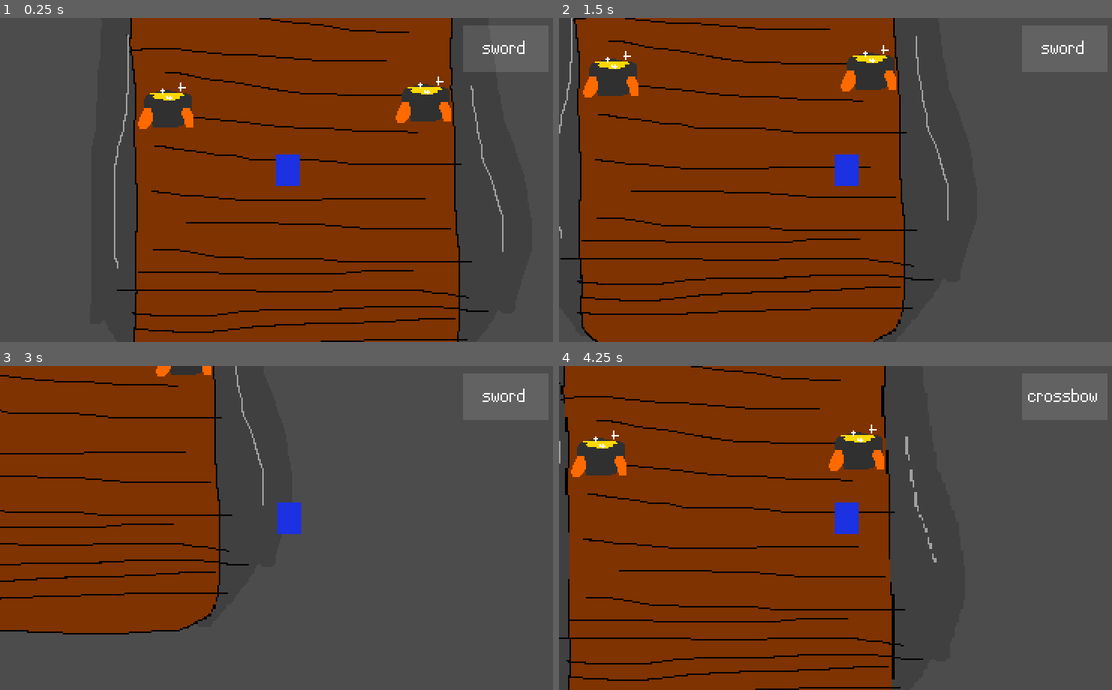
Above: before the commit, frames 1-4 (two rows, left to right).
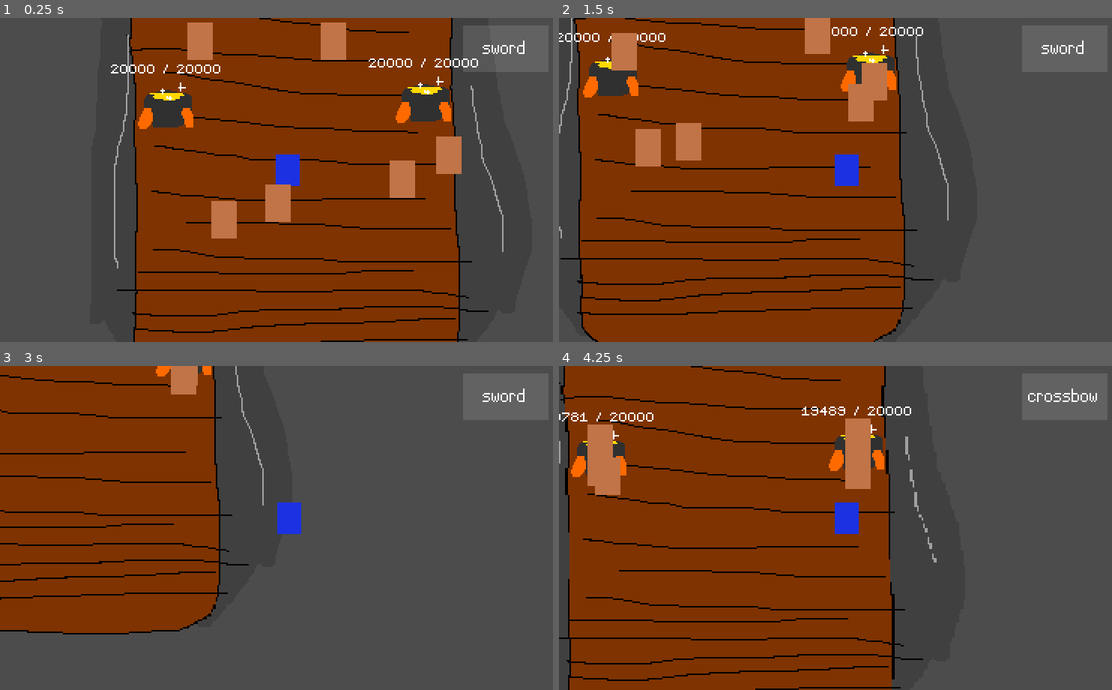
Above: after the commit, the same moments.

Repository: jiink/treasury-trouble
Game: Godot game, scene res://treasury.tscn
Same seed, same stepped clock (60 frames per second), same inputs: the game is played once before the commit and once after it.
Inputs (mouse positions are in pixels of both pictures, inside the frame that each line leads up to):
- Up to frame 1 (0.25 s): no input
- Up to frame 2 (1.5 s): move the mouse to (973, 163) at 0.52 s; hold D (right) 0.53-1.28 s; tap Space (a) at 0.6, 1.35 s; move the mouse to (730, 196) at 1.27 s; hold S (down) from 1.28 s (still down)
- Up to frame 3 (3 s): move the mouse to (342, 456) at 2.02 s; release S (down) at 2.03 s; hold D (right) 2.03-2.78 s; click (342, 456) at 2.1 s; tap Space (a) at 2.3, 2.85 s; move the mouse to (259, 592) at 2.77 s; hold W (up) from 2.78 s (still down)
- Up to frame 4 (4.25 s): move the mouse to (1017, 576) at 3.52 s; release W (up) at 3.53 s; hold A (left) from 3.53 s (still down); tap Space (a) at 3.6 s

The runs differ from the first frame. In frame 1, 3.6% of the frame differs, in the area x 20-87%, y 1-69%; in frame 2, 3.4%; in frame 3, 0.4%; in frame 4, 2.5%.

Commit message:
bandits take money now

Diff:
--- /dev/null
+++ b/foes/bandit.gd
@@ -0,0 +1,52 @@
+extends KinematicBody2D
+
+var velocity
+export(float) var speed = 40
+
+enum{
+	CHASING,
+	START_COLLECTING,
+	COLLECTING,
+	}
+var state
+
+var target
+
+func _ready():
+	state = CHASING
+	$grab_zone.connect("body_entered", self, "on_body_enter")
+	$grab_zone/grab_timer.connect("timeout", self, "grab_timer_timeout")
+	target = find_goldpot()
+
+func _process(delta):
+	if target != null:
+		look_at(target.position)
+	velocity = Vector2(1, 0).rotated(rotation) * speed
+	rotation = 0
+	velocity = move_and_slide(velocity)
+
+	if state == START_COLLECTING:
+		state = COLLECTING
+		$grab_zone/grab_timer.start(1)
+
+
+func find_goldpot():
+	# nearest one
+	var goldpots = get_tree().get_nodes_in_group("goldpots")
+	var nearest_goldpot = goldpots[0]
+	for goldpot in goldpots:
+		if goldpot.global_position.distance_to(global_position) < nearest_goldpot.global_position.distance_to(global_position):
+			nearest_goldpot = goldpot
+
+	return nearest_goldpot
+
+func on_body_enter(body):
+	if body.get_owner().name.begins_with("goldpot"):
+		state = START_COLLECTING
+
+func on_body_exit(body):
+	if body.get_owner().name.begins_with("goldpot"):
+		state = CHASING
+
+func grab_timer_timeout():
+	target.remove_money(73)
--- /dev/null
+++ b/foes/bandit.tscn
@@ -0,0 +1,30 @@
+[gd_scene load_steps=4 format=2]
+
+[ext_resource path="res://foes/bandit.gd" type="Script" id=1]
+
+[sub_resource type="RectangleShape2D" id=1]
+extents = Vector2( 8, 3 )
+
+[sub_resource type="RectangleShape2D" id=2]
+extents = Vector2( 16, 10 )
+
+[node name="bandit" type="KinematicBody2D"]
+script = ExtResource( 1 )
+speed = 25.0
+
+[node name="ColorRect" type="ColorRect" parent="."]
+margin_left = -8.0
+margin_top = -21.0
+margin_right = 9.0
+margin_bottom = 4.0
+color = Color( 0.752941, 0.454902, 0.278431, 1 )
+
+[node name="CollisionShape2D" type="CollisionShape2D" parent="."]
+shape = SubResource( 1 )
+
+[node name="grab_zone" type="Area2D" parent="."]
+
+[node name="CollisionShape2D" type="CollisionShape2D" parent="grab_zone"]
+shape = SubResource( 2 )
+
+[node name="grab_timer" type="Timer" parent="grab_zone"]
--- /dev/null
+++ b/fonts/little.tres
@@ -0,0 +1,6 @@
+[gd_resource type="DynamicFont" load_steps=2 format=2]
+
+[ext_resource path="res://fonts/FontQuestLittle.ttf" type="DynamicFontData" id=1]
+
+[resource]
+font_data = ExtResource( 1 )
--- /dev/null
+++ b/fonts/small.tres
@@ -0,0 +1,6 @@
+[gd_resource type="DynamicFont" load_steps=2 format=2]
+
+[ext_resource path="res://fonts/FontQuestSmall.ttf" type="DynamicFontData" id=1]
+
+[resource]
+font_data = ExtResource( 1 )
--- a/player/player.tscn
+++ b/player/player.tscn
@@ -4,8 +4,9 @@
 [ext_resource path="res://player/movement.gd" type="Script" id=2]
 [ext_resource path="res://player/sweep_box.gd" type="Script" id=3]
 
-[sub_resource type="RectangleShape2D" id=1]
-extents = Vector2( 8, 3 )
+[sub_resource type="CapsuleShape2D" id=3]
+radius = 3.0
+height = 10.0
 
 [sub_resource type="RectangleShape2D" id=2]
 extents = Vector2( 9, 13 )
@@ -23,7 +24,8 @@
 
 [node name="CollisionShape2D" type="CollisionShape2D" parent="."]
 position = Vector2( 0, 1 )
-shape = SubResource( 1 )
+rotation = 1.5708
+shape = SubResource( 3 )
 
 [node name="movement" type="Node" parent="."]
 script = ExtResource( 2 )
@@ -31,6 +33,7 @@
 [node name="wep_holder" type="Node2D" parent="."]
 
 [node name="sweep_box" type="Node2D" parent="."]
+editor/display_folded = true
 script = ExtResource( 3 )
 
 [node name="ColorRect" type="ColorRect" parent="sweep_box"]
--- /dev/null
+++ b/room/goldpot/goldpot.gd
@@ -0,0 +1,7 @@
+extends Node2D
+
+export(int) var money_capacity = 20000
+var money = money_capacity
+
+func remove_money(amount):
+	money -= amount
--- a/room/goldpot/goldpot.tscn
+++ b/room/goldpot/goldpot.tscn
@@ -1,20 +1,34 @@
-[gd_scene load_steps=3 format=2]
+[gd_scene load_steps=6 format=2]
 
-[ext_resource path="res://room/goldpot/goldpot.png" type="Texture" id=1]
+[ext_resource path="res://room/goldpot/goldpot.gd" type="Script" id=1]
+[ext_resource path="res://room/goldpot/goldpot.png" type="Texture" id=2]
+[ext_resource path="res://fonts/little.tres" type="DynamicFont" id=3]
+[ext_resource path="res://room/goldpot/label.gd" type="Script" id=4]
 
 [sub_resource type="RectangleShape2D" id=1]
 extents = Vector2( 16, 5 )
 
-[node name="goldpot" type="Node2D"]
-__meta__ = {
-"_edit_group_": true
-}
+[node name="goldpot" type="Node2D" groups=[
+"goldpots",
+]]
+script = ExtResource( 1 )
 
 [node name="sprite" type="Sprite" parent="."]
 position = Vector2( 1, -11 )
-texture = ExtResource( 1 )
+texture = ExtResource( 2 )
 
 [node name="StaticBody2D" type="StaticBody2D" parent="."]
 
 [node name="CollisionShape2D" type="CollisionShape2D" parent="StaticBody2D"]
 shape = SubResource( 1 )
+
+[node name="label" type="Label" parent="."]
+margin_left = -46.0
+margin_top = -42.0
+margin_right = 47.0
+margin_bottom = -28.0
+custom_fonts/font = ExtResource( 3 )
+text = "0/0"
+align = 1
+valign = 1
+script = ExtResource( 4 )
--- /dev/null
+++ b/room/goldpot/label.gd
@@ -0,0 +1,6 @@
+extends Label
+
+onready var gp = get_owner()
+
+func _process(delta):
+	text = ("%s / %s" % [gp.money, gp.money_capacity])
--- /dev/null
+++ b/treasury.gd
@@ -0,0 +1 @@
+extends Node
--- a/treasury.tscn
+++ b/treasury.tscn
@@ -1,20 +1,20 @@
-[gd_scene load_steps=8 format=2]
+[gd_scene load_steps=9 format=2]
 
-[ext_resource path="res://room/room.png" type="Texture" id=1]
-[ext_resource path="res://player/player.tscn" type="PackedScene" id=2]
-[ext_resource path="res://room/goldpot/goldpot.tscn" type="PackedScene" id=3]
-[ext_resource path="res://fonts/FontQuestSmall.ttf" type="DynamicFontData" id=4]
-[ext_resource path="res://equipped_wep.gd" type="Script" id=5]
-[ext_resource path="res://Camera2D.gd" type="Script" id=6]
-
-[sub_resource type="DynamicFont" id=1]
-font_data = ExtResource( 4 )
+[ext_resource path="res://treasury.gd" type="Script" id=1]
+[ext_resource path="res://room/room.png" type="Texture" id=2]
+[ext_resource path="res://player/player.tscn" type="PackedScene" id=3]
+[ext_resource path="res://room/goldpot/goldpot.tscn" type="PackedScene" id=4]
+[ext_resource path="res://foes/bandit.tscn" type="PackedScene" id=5]
+[ext_resource path="res://fonts/small.tres" type="DynamicFont" id=6]
+[ext_resource path="res://equipped_wep.gd" type="Script" id=7]
+[ext_resource path="res://Camera2D.gd" type="Script" id=8]
 
 [node name="treasury" type="Node"]
+script = ExtResource( 1 )
 
 [node name="room" type="Sprite" parent="."]
 position = Vector2( 14, -28 )
-texture = ExtResource( 1 )
+texture = ExtResource( 2 )
 
 [node name="floor" type="TileMap" parent="."]
 cell_size = Vector2( 16, 16 )
@@ -22,13 +22,33 @@
 
 [node name="sort" type="YSort" parent="."]
 
-[node name="player" parent="sort" instance=ExtResource( 2 )]
+[node name="player" parent="sort" instance=ExtResource( 3 )]
 
-[node name="goldpot" parent="sort" instance=ExtResource( 3 )]
+[node name="goldpot" parent="sort" instance=ExtResource( 4 )]
 position = Vector2( 91, -44 )
 
-[node name="goldpot2" parent="sort" instance=ExtResource( 3 )]
+[node name="goldpot2" parent="sort" instance=ExtResource( 4 )]
 position = Vector2( -81, -40 )
+
+[node name="foes" type="Node" parent="sort"]
+
+[node name="bandit" parent="sort/foes" instance=ExtResource( 5 )]
+position = Vector2( 25, -87 )
+
+[node name="bandit2" parent="sort/foes" instance=ExtResource( 5 )]
+position = Vector2( -56, -90 )
+
+[node name="bandit3" parent="sort/foes" instance=ExtResource( 5 )]
+position = Vector2( 74, 14 )
+
+[node name="bandit4" parent="sort/foes" instance=ExtResource( 5 )]
+position = Vector2( 109, -2 )
+
+[node name="bandit5" parent="sort/foes" instance=ExtResource( 5 )]
+position = Vector2( -40, 41 )
+
+[node name="bandit6" parent="sort/foes" instance=ExtResource( 5 )]
+position = Vector2( -2, 28 )
 
 [node name="hud" type="CanvasLayer" parent="."]
 
@@ -44,11 +64,11 @@
 margin_top = 10.0
 margin_right = 369.0
 margin_bottom = 31.0
-custom_fonts/font = SubResource( 1 )
+custom_fonts/font = ExtResource( 6 )
 text = "weapon"
 align = 1
 valign = 1
-script = ExtResource( 5 )
+script = ExtResource( 7 )
 
 [node name="cam" type="Camera2D" parent="."]
 current = true
Not shown: 1 places in treasury.tscn that only renumber resources
